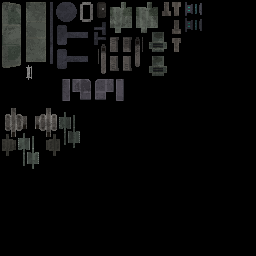
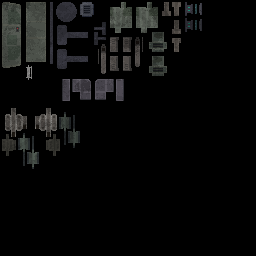
Comparing the layer stacks of the two (256, 256) images. Changes:
painted on "color" over box(2, 2, 106, 169)
painted on "tg_robot.png" over box(80, 2, 106, 22)
